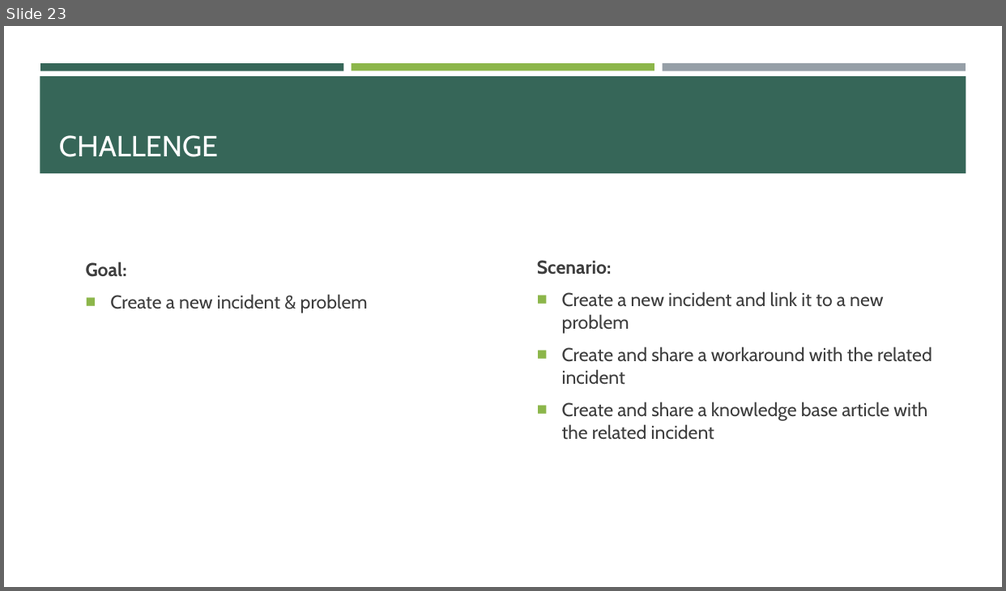
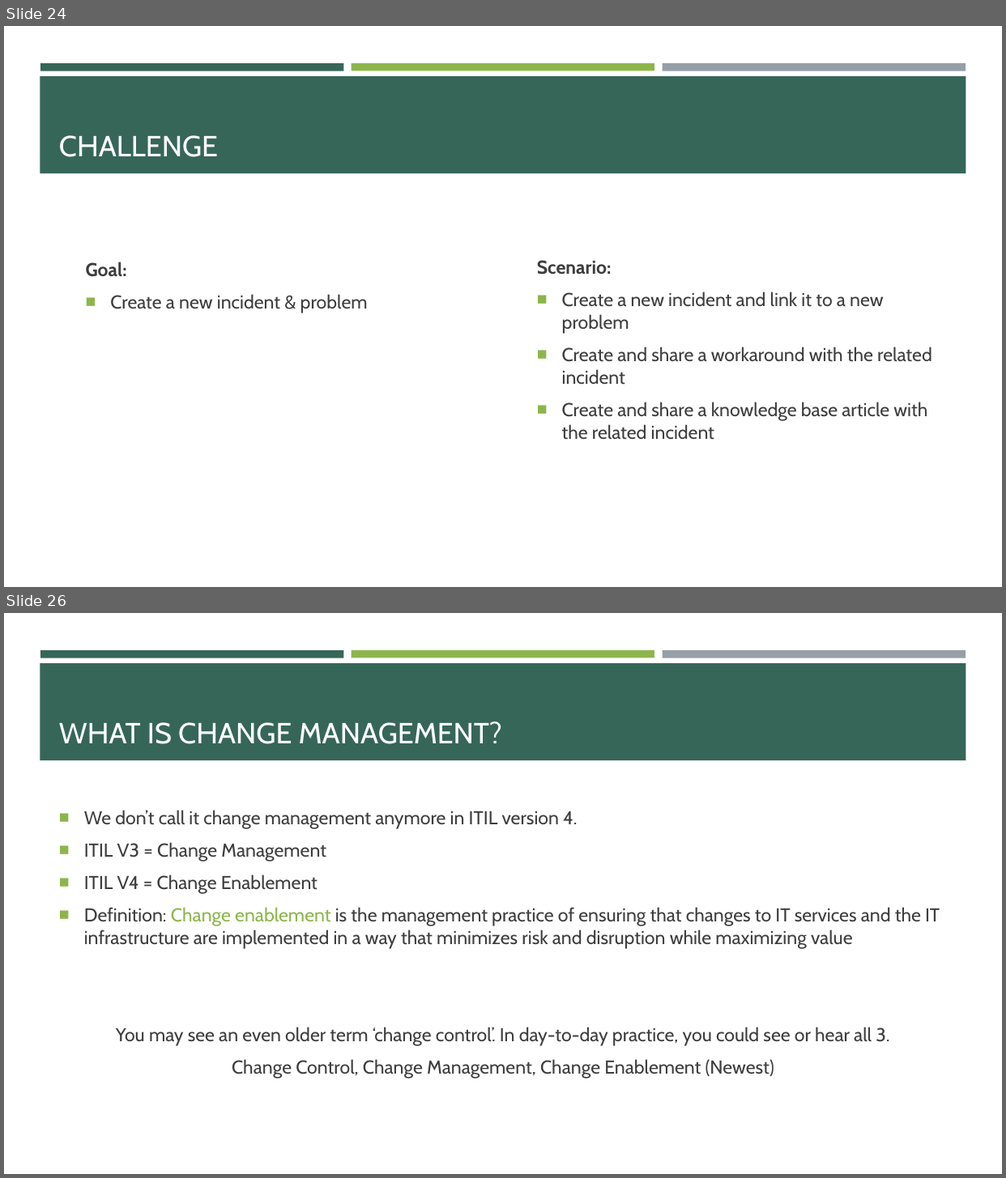
Before and after one commit to e-m-wilson/SNOW, a slide deck: Week_3/Incident_Problem_Management.pptx. Shown one above the other, each under a label of ours: slide 23 before the commit, slides 24 and 26 after it; the slides between them are not shown. The pictures are 1006x591 and 1006x1178 pixels, drawn with LibreOffice and Linux fonts; fonts in the diff are those of the drawing. Boxes give left, top, right and bottom in pixels: in the first picture for what was removed or moved away, otherwise in the second. Text is boxed around its words. In the diff, an @@ line names an element or a change of style, - is before the commit and + after.

```diff
--- a/Week_3/Incident_Problem_Management.pptx
+++ b/Week_3/Incident_Problem_Management.pptx
@@ slide 26 added at (4, 613, 1002, 1174), background #FFFFFF; not listed: 4 template elements that a slide beside it also shows @@
@@ title added at (59, 722, 502, 744), 28 pt, text #FFFFFF @@
+WHAT IS CHANGE MANAGEMENT?
@@ text added at (84, 810, 940, 1079), 18 pt, text #3D3D3D @@
+■ We don’t call it change management anymore in ITIL version 4.
+■ ITIL V3 = Change Management
+■ ITIL V4 = Change Enablement
+■ Definition: Change enablement is the management practice of ensuring that changes to IT services and the IT infrastructure are implemented in a way that minimizes risk and disruption while maximizing value
+You may see an even older term ‘change control’. In day-to-day practice, you could see or hear all 3.
+Change Control, Change Management, Change Enablement (Newest)
@@ what was slide 23 is now slide 24 @@
```
Also in this commit, not shown: 1 slide changed, 21 other slides added.
